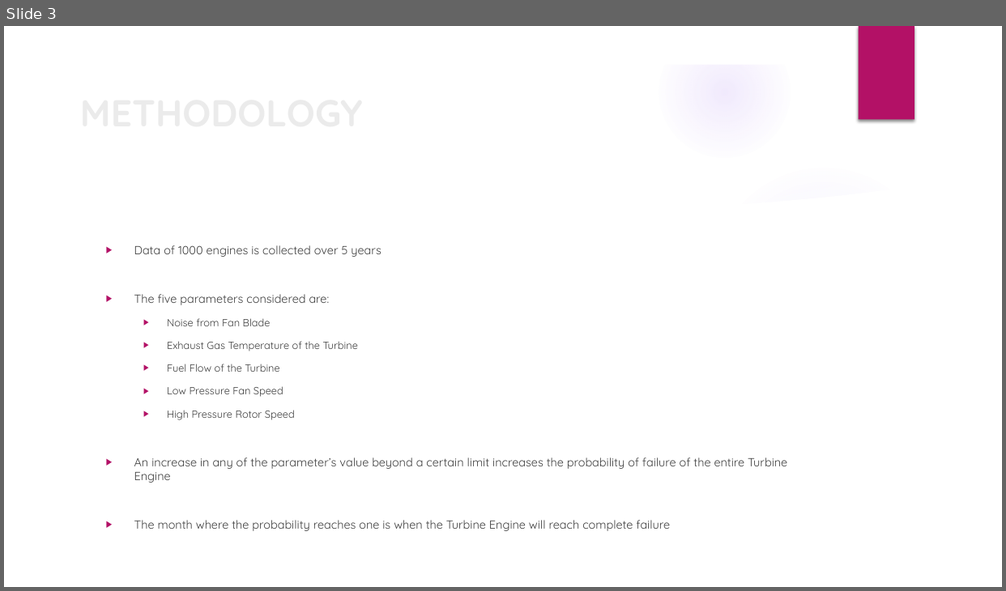
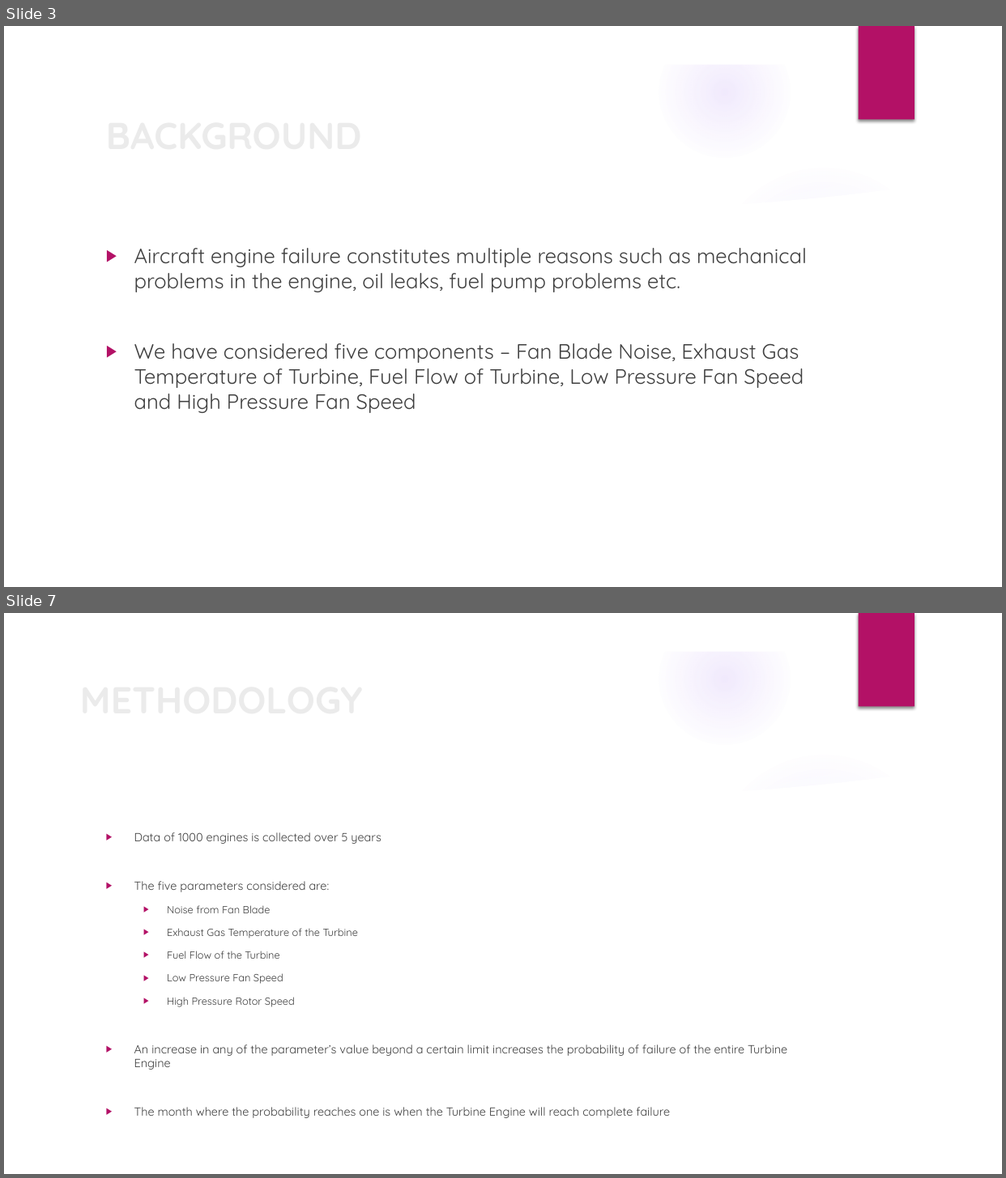
Before and after one commit to nsudhanva/ectm, a slide deck: docs/ectm_presentation.pptx. Shown one above the other, each under a label of ours: slide 3 before the commit, slides 3 and 7 after it; the slides between them are not shown. The pictures are 1006x591 and 1006x1178 pixels, drawn with LibreOffice and Linux fonts; fonts in the diff are those of the drawing; background and template pictures are left out. Boxes give left, top, right and bottom in pixels: in the first picture for what was removed or moved away, otherwise in the second. Text is boxed around its words. In the diff, an @@ line names an element or a change of style, - is before the commit and + after.

```diff
--- a/docs/ectm_presentation.pptx
+++ b/docs/ectm_presentation.pptx
@@ slide 3 added at bbox=[4, 26, 1002, 587], background picture (left out); not listed: 9 template elements that a slide beside it also shows @@
@@ title added at bbox=[98, 105, 816, 163], 36 pt, text #EBEBEB, bold @@
+BACKGROUND
@@ text added at bbox=[134, 248, 807, 413], 20 pt, text #404040 @@
+▶ Aircraft engine failure constitutes multiple reasons such as mechanical problems in the engine, oil leaks, fuel pump problems etc.
+▶ We have considered five components – Fan Blade Noise, Exhaust Gas Temperature of Turbine, Fuel Flow of Turbine, Low Pressure Fan Speed and High Pressure Fan Speed
@@ what was slide 3 is now slide 7 @@
```
Also in this commit, not shown: 1 slide changed, 3 other slides added, 11 other files.
